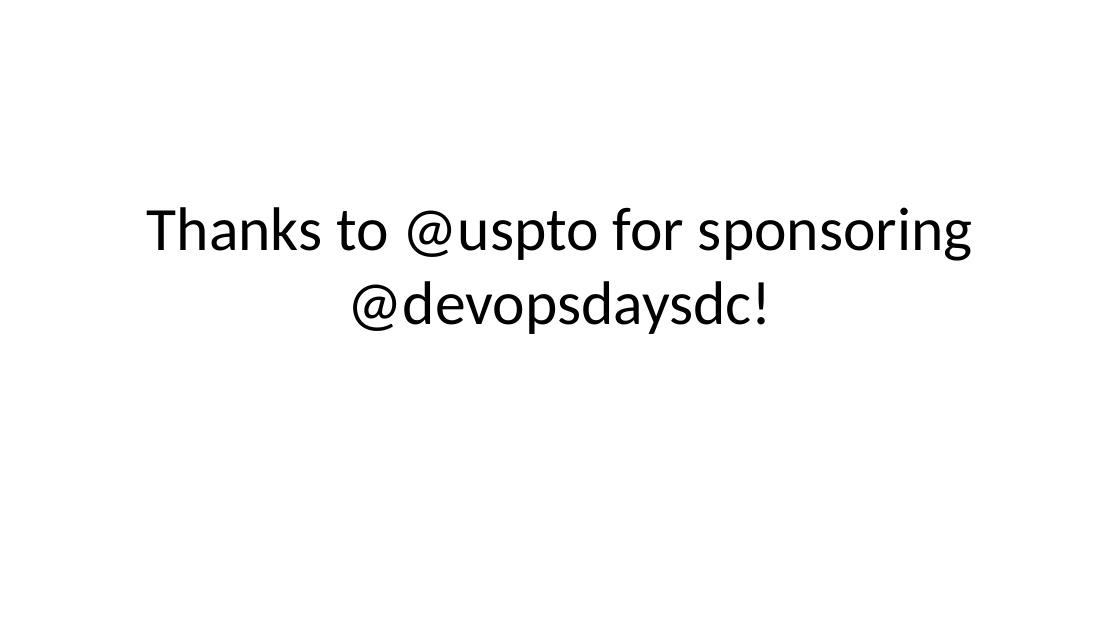
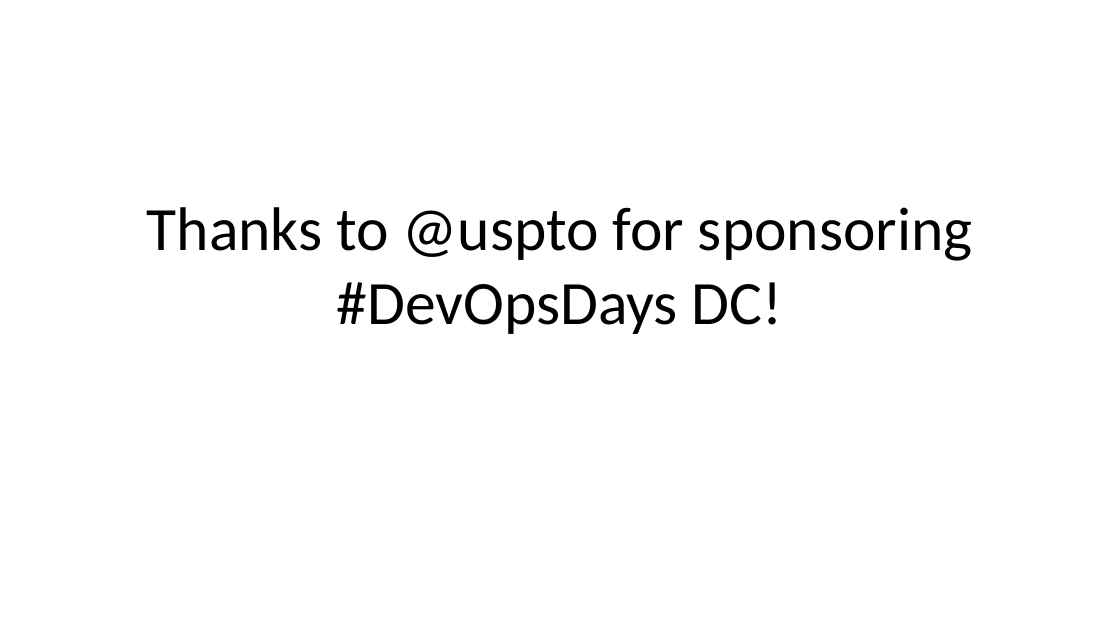
Before and after one commit to DevOpsDaysDC/planning, a slide deck: slide 25 of sponsor_pitches.pptx (slide 22 before the commit). Drawn at 1120x630 pixels with LibreOffice and Linux fonts; fonts in the diff are those of the drawing; background and template pictures are left out. Boxes give left, top, right and bottom in pixels: in the first picture for what was removed or moved away, otherwise in the second. Text is boxed around its words. In the diff, an @@ line names an element or a change of style, - is before the commit and + after.

```diff
--- a/sponsor_pitches.pptx
+++ b/sponsor_pitches.pptx
@@ title at [147, 207, 973, 334]: text changed @@
-Thanks to @uspto for sponsoring @devopsdaysdc!
+Thanks to @uspto for sponsoring #DevOpsDays DC!
```
Also in this commit, not shown: 14 other slides changed, 5 slides added, 3 other files.
